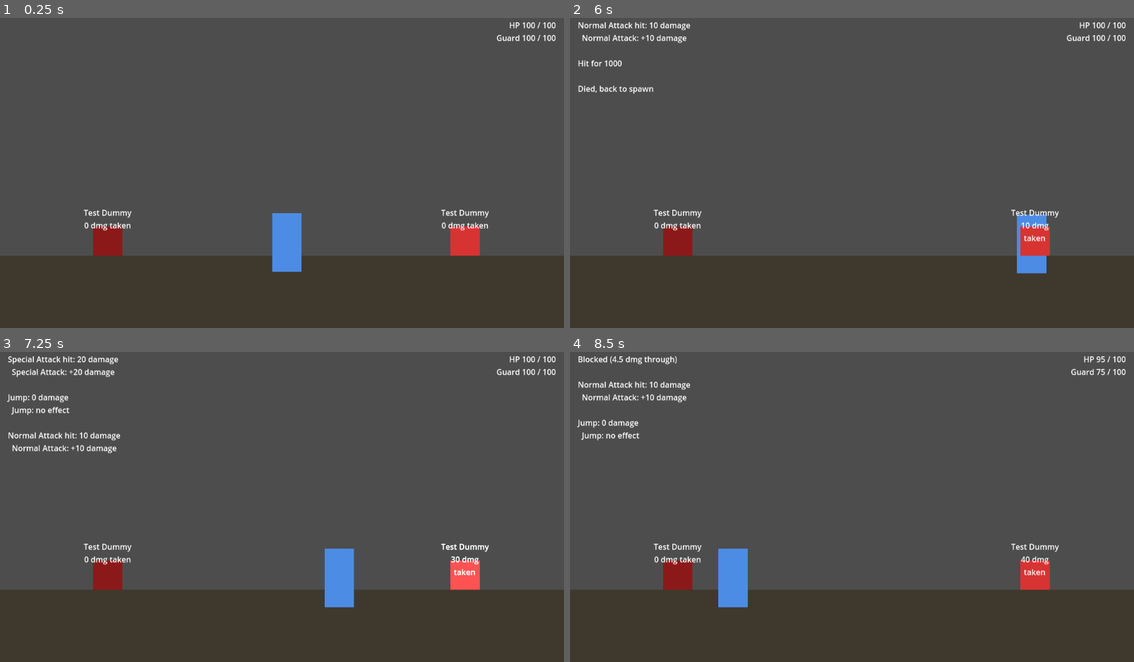
Above: before the commit, frames 1-4 (two rows, left to right).
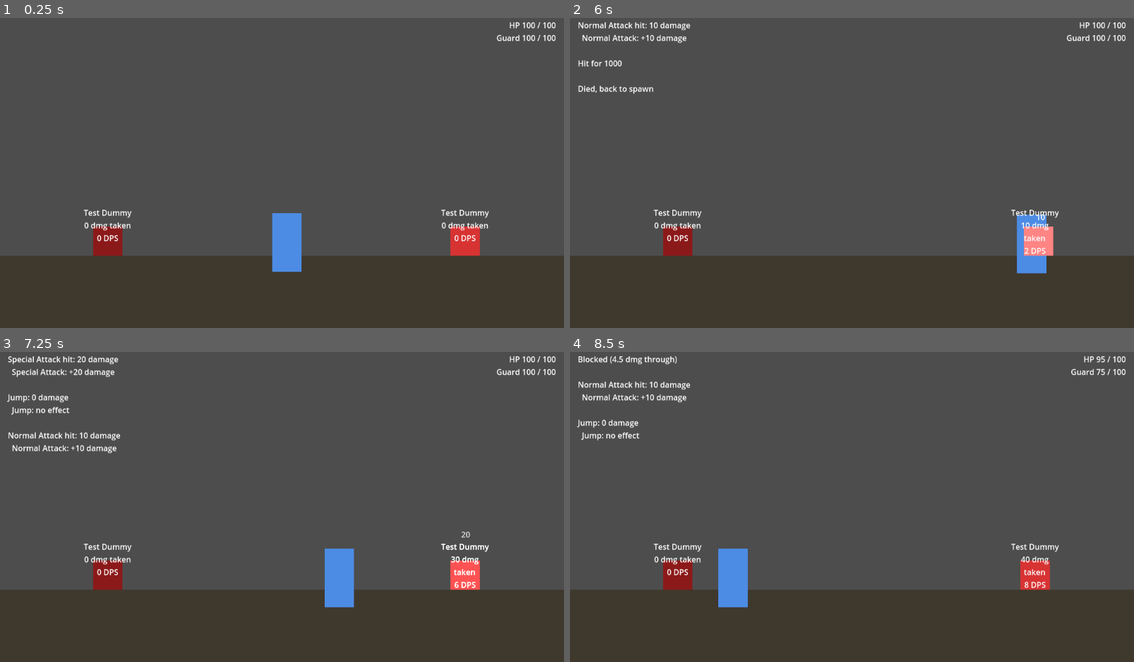
Above: after the commit, the same moments.

Repository: Thord1n/SynapseGame
Game: Godot game, scene res://scenes/tests/combat_defense_test.tscn
The game is run twice, just before and just after one commit, with the same random seed, the same clock (stepped at 60 frames per second) and the same inputs. This scene is started directly instead of the project's main scene.
Inputs (mouse positions are in pixels of both pictures, inside the frame that each line leads up to):
- Up to frame 1 (0.25 s): no input
- Up to frame 2 (6 s): tap Enter at 0.5 s; move the mouse to (976, 154) at 0.52 s; hold Q (Block) 0.53-1.28 s; hold D (Right) 0.53-2.03 s; click (976, 154) at 0.67 s; tap Space (Jump) at 0.77, 1.52, 3.02, 3.77, 4.52 s; move the mouse to (739, 185) at 1.27 s; tap Shift (Dash) at 1.35 s; move the mouse to (908, 101) at 2.02 s; press the mouse at (908, 101) at 2.03 s; hold A (Left) 2.03-2.78 s; move the mouse to (823, 231) at 2.77 s; release the mouse at (823, 231) at 2.78 s; hold D (Right) 2.78-4.28 s; right-click (823, 231) at 2.85 s; click (823, 231) at 2.92 s; move the mouse to (1021, 216) at 3.52 s; tap R at 3.6 s; move the mouse to (682, 123) at 4.27 s; hold A (Left) 4.28-5.03 s; tap Q (Block) at 4.35 s; move the mouse to (880, 169) at 5.02 s; hold D (Right) 5.03-5.78 s; hold Shift (Dash) 5.03-5.78 s; click (880, 169) at 5.17 s; move the mouse to (767, 89) at 5.77 s; hold A (Left) from 5.78 s (still down); click (767, 89) at 5.85 s
- Up to frame 3 (7.25 s): keep holding A (Left); tap Space (Jump) at 6.02, 6.77 s; move the mouse to (406, 488) at 6.52 s; hold Right mouse button (Special_attack) from 6.53 s (still down)
- Up to frame 4 (8.5 s): move the mouse to (739, 519) at 7.27 s; release A (Left) at 7.28 s; release Right mouse button (Special_attack) at 7.28 s; hold D (Right) from 7.28 s (still down); tap R at 7.35 s; click (739, 519) at 7.42 s; tap Space (Jump) at 7.52 s; move the mouse to (908, 435) at 8.02 s; hold Q (Block) from 8.03 s (still down)

The runs differ from the first frame. In frame 1, less than 0.1% of the frame differs, in the area x 17-85%, y 70-73%; in frame 2, 0.6%, in the area x 17-86%, y 63-77%; in frame 3, 0.1%; in frame 4, less than 0.1%.

Commit message:
Grey-box damage-dealing feedback: hitstop, hit flash, knockback, numbers, DPS
Thomas wants to test dealing damage first and receiving it later. Each
hit an enemy takes now flashes and knocks its body, pops a damage
number (plus a coloured tag per element), feeds a DPS readout, and
triggers a short real-time hitstop. Enemies start passive; F2 toggles
their attacks. Placeholders until the Artist's modifier signatures.

Co-Authored-By: Claude Opus 5.5 (1M context) <noreply@anthropic.com>
Claude-Session: https://claude.ai/code/session_017xZyWZz86SG64GVaBwrJvM

Diff:
--- a/scenes/main/main.gd
+++ b/scenes/main/main.gd
@@ -19,7 +19,17 @@
 ## How long the "missing perk" cue stays on screen.
 const MISSING_CUE_SECONDS := 1.2
 
+## Real-time seconds the game nearly freezes on each hit an enemy takes (grey-box hit feel).
+## 0 turns it off (tests do).
+@export var hitstop_seconds: float = 0.05
+## Thomas: test dealing damage first, receiving it later. Enemies start passive; F2 toggles
+## their attacks.
+@export var enemy_attacks_enabled: bool = false
+const HITSTOP_TIME_SCALE := 0.05
+const TOGGLE_ATTACKS_KEY := KEY_F2
+
 var _combat_log_lines: Array[String] = []
+var _hitstop_id := 0
 var _missing_cue: Label
 var _missing_cue_timer: SceneTreeTimer
 
@@ -31,6 +41,28 @@
 	# throwaway target that reset every press — see GameGui.combat_target's own doc comment.
 	game_gui.combat_target = enemy.dummy_target
 	_wire_player_hud()
+	for node in get_tree().get_nodes_in_group(Enemy.GROUP):
+		(node as Enemy).damage_received.connect(func(amount, _total): if amount > 0.0: _hitstop())
+	_set_enemy_attacks(enemy_attacks_enabled)
+
+func _set_enemy_attacks(enabled: bool) -> void:
+	enemy_attacks_enabled = enabled
+	for node in get_tree().get_nodes_in_group(Enemy.GROUP):
+		for child in node.get_children():
+			if child is EnemyAttacker:
+				child.active = enabled
+
+## Brief near-freeze on a hit. Timed in real time (the timer ignores time_scale); a new hit
+## restarts it, and only the latest one's timer ends it.
+func _hitstop() -> void:
+	if hitstop_seconds <= 0.0:
+		return
+	_hitstop_id += 1
+	var id := _hitstop_id
+	Engine.time_scale = HITSTOP_TIME_SCALE
+	get_tree().create_timer(hitstop_seconds, true, false, true).timeout.connect(func():
+		if id == _hitstop_id:
+			Engine.time_scale = 1.0)
 
 ## HP/Guard readout plus a combat-log line for each defensive outcome, so block/parry/
 ## dodge timing can be judged while playing without a debugger.
@@ -90,6 +122,10 @@
 	if event.is_action_pressed(TOGGLE_ACTION):
 		game_gui.visible = not game_gui.visible
 		get_viewport().set_input_as_handled()
+	elif event is InputEventKey and event.pressed and not event.echo and event.physical_keycode == TOGGLE_ATTACKS_KEY:
+		_set_enemy_attacks(not enemy_attacks_enabled)
+		_on_ability_triggered("Enemy attacks %s (F2)" % ("ON" if enemy_attacks_enabled else "OFF"))
+		get_viewport().set_input_as_handled()
 
 func _on_ability_triggered(text: String) -> void:
 	_combat_log_lines.push_front(text)
--- a/scenes/tests/combat_defense_test.gd
+++ b/scenes/tests/combat_defense_test.gd
@@ -13,6 +13,7 @@
 var _fail_count := 0
 
 func _ready() -> void:
+	$Main.hitstop_seconds = 0.0 # frame-counted waits below assume normal time
 	white_attacker.active = false
 	red_attacker.active = false
 	await _frames(30) # settle on the floor
--- /dev/null
+++ b/scenes/tests/damage_feel_test.gd
@@ -0,0 +1,70 @@
+extends Node
+## Scripted regression check for the grey-box damage-dealing feedback (Thomas: test dealing
+## damage first): enemies start passive with F2 toggling their attacks, and each hit an enemy
+## takes flashes and knocks its body, pops a damage number (plus a coloured tag per element),
+## feeds a DPS readout and triggers a short real-time hitstop. Run headless:
+## Godot --headless --path <project> res://scenes/tests/damage_feel_test.tscn --quit-after 3000
+
+@onready var main: Node = $Main
+@onready var enemy: Enemy = $Main/World/Enemy
+
+var _pass_count := 0
+var _fail_count := 0
+
+func _ready() -> void:
+	await _frames(5)
+	_check(not ($Main/World/Enemy/Attacker as EnemyAttacker).active and not ($Main/World/RedEnemy/Attacker as EnemyAttacker).active,
+		"enemies start passive")
+	_press_f2()
+	await _idle(3)
+	_check(($Main/World/Enemy/Attacker as EnemyAttacker).active, "F2 turns enemy attacks on")
+	_press_f2()
+	await _idle(3)
+	_check(not ($Main/World/Enemy/Attacker as EnemyAttacker).active, "F2 turns them off again")
+
+	var labels_before := _floating_labels()
+	enemy.take_damage(12.0)
+	_check(Engine.time_scale < 1.0, "a hit starts hitstop")
+	_check(enemy.body.position.x != 0.0 and enemy.body.self_modulate.r > 1.0, "the enemy body flashes and is knocked back")
+	_check(_floating_labels() == labels_before + 1, "a damage number pops up")
+	_check(enemy.recent_dps() > 0.0 and "DPS" in enemy.damage_label.text, "the label shows DPS (%s)" % enemy.recent_dps())
+	await get_tree().create_timer(main.hitstop_seconds + 0.1, true, false, true).timeout
+	_check(is_equal_approx(Engine.time_scale, 1.0), "hitstop ends on its own")
+	await _frames(30)
+	_check(enemy.body.position == Vector2.ZERO, "the body settles back")
+
+	labels_before = _floating_labels()
+	enemy.dummy_target.apply_effect_entry({"id": &"fire", "element": ElementalPerkDefinition.Element.FIRE, "damage": 5.0, "strength": 1.0})
+	_check(_floating_labels() == labels_before + 1, "an element tag pops up for Fire")
+
+	print("Result: %d passed, %d failed" % [_pass_count, _fail_count])
+	get_tree().quit()
+
+func _floating_labels() -> int:
+	var n := 0
+	for child in enemy.get_children():
+		if child is Label and child != enemy.damage_label:
+			n += 1
+	return n
+
+func _press_f2() -> void:
+	var key := InputEventKey.new()
+	key.physical_keycode = KEY_F2
+	key.pressed = true
+	Input.parse_input_event(key)
+
+func _idle(n: int) -> void:
+	for i in n:
+		await get_tree().process_frame
+
+func _frames(n: int) -> void:
+	for i in n:
+		await get_tree().physics_frame
+
+func _check(condition: bool, label: String) -> void:
+	if condition:
+		_pass_count += 1
+		print("[PASS] %s" % label)
+	else:
+		_fail_count += 1
+		print("[FAIL] %s" % label)
--- /dev/null
+++ b/scenes/tests/damage_feel_test.tscn
@@ -0,0 +1,9 @@
+[gd_scene load_steps=3 format=3]
+
+[ext_resource type="Script" path="res://scenes/tests/damage_feel_test.gd" id="1"]
+[ext_resource type="PackedScene" path="res://scenes/main/main.tscn" id="2"]
+
+[node name="DamageFeelTest" type="Node"]
+script = ExtResource("1")
+
+[node name="Main" parent="." instance=ExtResource("2")]
--- a/scenes/tests/enemy_test.gd
+++ b/scenes/tests/enemy_test.gd
@@ -15,6 +15,7 @@
 var _fail_count := 0
 
 func _ready() -> void:
+	$Main.hitstop_seconds = 0.0 # frame-counted waits below assume normal time
 	_check(game_gui.combat_target == enemy.dummy_target, "main.gd wired GameGui.combat_target to the Enemy's own target")
 
 	game_gui.memory_system.slot_perk(_take_from_inventory(&"memory"))
--- a/scenes/tests/grid_trigger_test.gd
+++ b/scenes/tests/grid_trigger_test.gd
@@ -17,6 +17,7 @@
 var _log: Array[String] = []
 
 func _ready() -> void:
+	$Main.hitstop_seconds = 0.0 # frame-counted waits below assume normal time
 	$Main/World/Enemy/Attacker.active = false
 	$Main/World/RedEnemy/Attacker.active = false
 	game_gui.ability_triggered.connect(func(text): _log.append(text))
--- a/scenes/tests/modifier_order_test.gd
+++ b/scenes/tests/modifier_order_test.gd
@@ -18,6 +18,7 @@
 var _fail_count := 0
 
 func _ready() -> void:
+	$Main.hitstop_seconds = 0.0 # frame-counted waits below assume normal time
 	attacker.active = false
 	$Main/World/RedEnemy/Attacker.active = false
 	await _frames(5)
--- a/scenes/tests/player_controller_test.gd
+++ b/scenes/tests/player_controller_test.gd
@@ -11,6 +11,7 @@
 var _fail_count := 0
 
 func _ready() -> void:
+	$Main.hitstop_seconds = 0.0 # frame-counted waits below assume normal time
 	# Let physics settle for a couple seconds of simulated frames before checking anything.
 	for i in 120:
 		await get_tree().physics_frame
--- a/scripts/combat/enemy.gd
+++ b/scripts/combat/enemy.gd
@@ -31,6 +31,22 @@
 @export var stun_duration: float = 1.5
 @export var stun_immunity: float = 3.0
 
+## Placeholder hit feedback so dealing damage reads on screen (Thomas: test damage dealing
+## first). The final per-modifier VFX/SFX signatures are the Artist's; these are grey-box.
+@export_group("Hit feedback")
+@export var flash_seconds: float = 0.08
+@export var knockback_pixels: float = 8.0
+@export var number_rise: float = 40.0
+@export var number_seconds: float = 0.7
+## Window for the DPS readout on the label.
+@export var dps_window: float = 5.0
+
+const ELEMENT_COLORS := {
+	ElementalPerkDefinition.Element.FIRE: Color(1.0, 0.55, 0.2),
+	ElementalPerkDefinition.Element.ICE: Color(0.5, 0.85, 1.0),
+	ElementalPerkDefinition.Element.SHOCK: Color(1.0, 0.95, 0.35),
+}
+
 var dummy_target := DummyTarget.new()
 var shock_buildup: float = 0.0
 
@@ -41,6 +57,11 @@
 var _was_stunned := false
 
 @onready var damage_label: Label = $DamageLabel
+@onready var body: CanvasItem = get_node_or_null(^"Polygon2D")
+
+## [time, amount] pairs inside dps_window, for the DPS readout.
+var _recent_hits: Array = []
+var _body_tween: Tween
 
 const GROUP := &"enemies"
 
@@ -59,6 +80,8 @@
 		_was_stunned = is_stunned()
 		_set_attackers_paused(_was_stunned)
 		_refresh_label()
+	elif not _recent_hits.is_empty():
+		_refresh_label() # let the DPS readout decay
 
 ## Thin passthrough so callers that only have an Enemy reference (not its dummy_target) can
 ## still deal damage the same way AbilityActivator does internally.
@@ -72,10 +95,57 @@
 	return is_stunned() or _time < _immune_until
 
 func _on_damaged(amount: float) -> void:
+	_recent_hits.append([_time, amount])
 	damage_received.emit(amount, dummy_target.damage_taken)
+	if amount > 0.0:
+		_show_hit(amount)
 	_refresh_label()
 
+## DPS over the last dps_window seconds.
+func recent_dps() -> float:
+	while not _recent_hits.is_empty() and _time - _recent_hits[0][0] > dps_window:
+		_recent_hits.pop_front()
+	var total := 0.0
+	for hit in _recent_hits:
+		total += hit[1]
+	return total / dps_window
+
+## Flash, a small knock away from the player, and a rising damage number.
+func _show_hit(amount: float) -> void:
+	_spawn_number(PerkDefinition.format_number(amount), Color.WHITE)
+	if body == null:
+		return
+	var away := 1.0
+	var player := get_tree().get_first_node_in_group(&"player") as Node2D
+	if player:
+		away = signf(global_position.x - player.global_position.x)
+		if away == 0.0:
+			away = 1.0
+	if _body_tween:
+		_body_tween.kill()
+	body.self_modulate = Color(3, 3, 3)
+	(body as Node2D).position = Vector2(knockback_pixels * away, 0)
+	_body_tween = create_tween().set_parallel()
+	_body_tween.tween_property(body, ^"self_modulate", Color.WHITE, flash_seconds)
+	_body_tween.tween_property(body, ^"position", Vector2.ZERO, flash_seconds * 2.0)
+
+func _spawn_number(text: String, color: Color) -> void:
+	var label := Label.new()
+	label.text = text
+	label.modulate = color
+	label.horizontal_alignment = HORIZONTAL_ALIGNMENT_CENTER
+	label.position = Vector2(randf_range(-24, 4), -60)
+	label.z_index = 10
+	add_child(label)
+	var tween := label.create_tween().set_parallel()
+	tween.tween_property(label, ^"position:y", label.position.y - number_rise, number_seconds)
+	tween.tween_property(label, ^"modulate:a", 0.0, number_seconds).set_delay(number_seconds * 0.4)
+	tween.chain().tween_callback(label.queue_free)
+
 func _on_effect_applied(effect: Dictionary) -> void:
+	var element = effect.get("element")
+	if ELEMENT_COLORS.has(element):
+		_spawn_number(String(effect.get("id", "")).capitalize(), ELEMENT_COLORS[element])
 	if effect.get("element") != ElementalPerkDefinition.Element.SHOCK or is_stun_immune():
 		return
 	_last_shock_at = _time
@@ -105,7 +175,8 @@
 			child.set_stunned(paused)
 
 func _refresh_label() -> void:
-	var text := "%s\n%s dmg taken" % [dummy_target.target_name, PerkDefinition.format_number(dummy_target.damage_taken)]
+	var text := "%s\n%s dmg taken\n%s DPS" % [dummy_target.target_name,
+		PerkDefinition.format_number(dummy_target.damage_taken), PerkDefinition.format_number(snappedf(recent_dps(), 0.1))]
 	if is_stunned():
 		text += "\nSTUNNED"
 	elif shock_buildup > 0.0:
Not shown, added: scenes/tests/damage_feel_test.gd.uid
